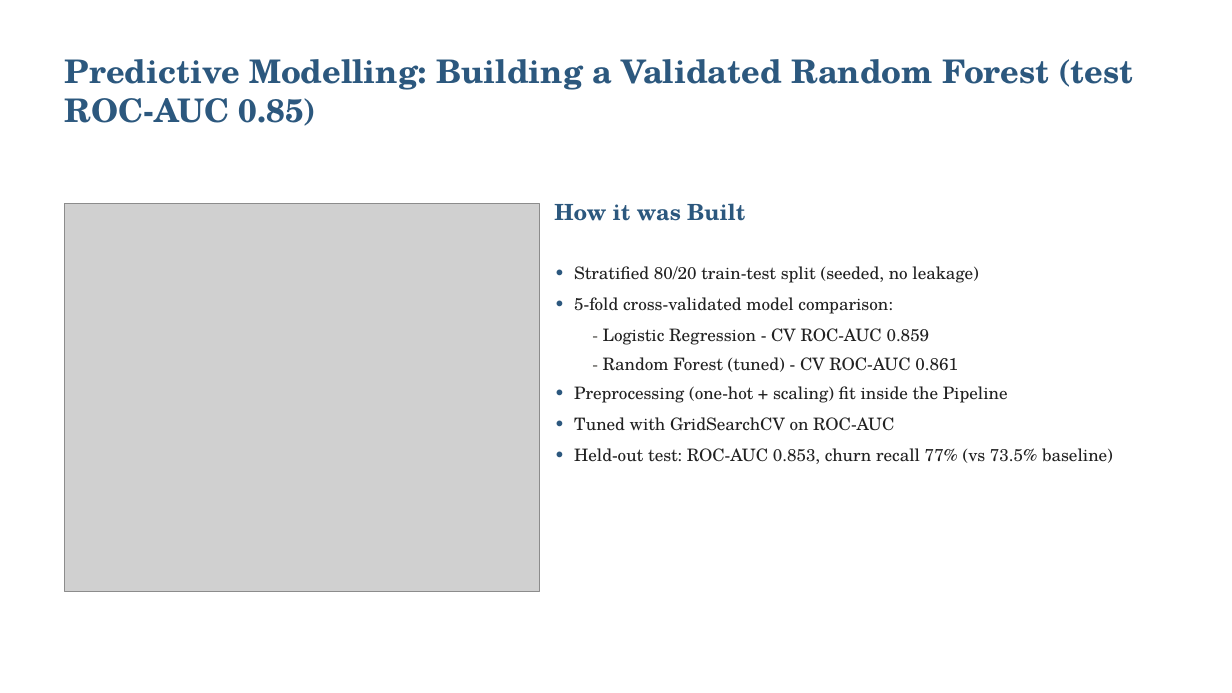
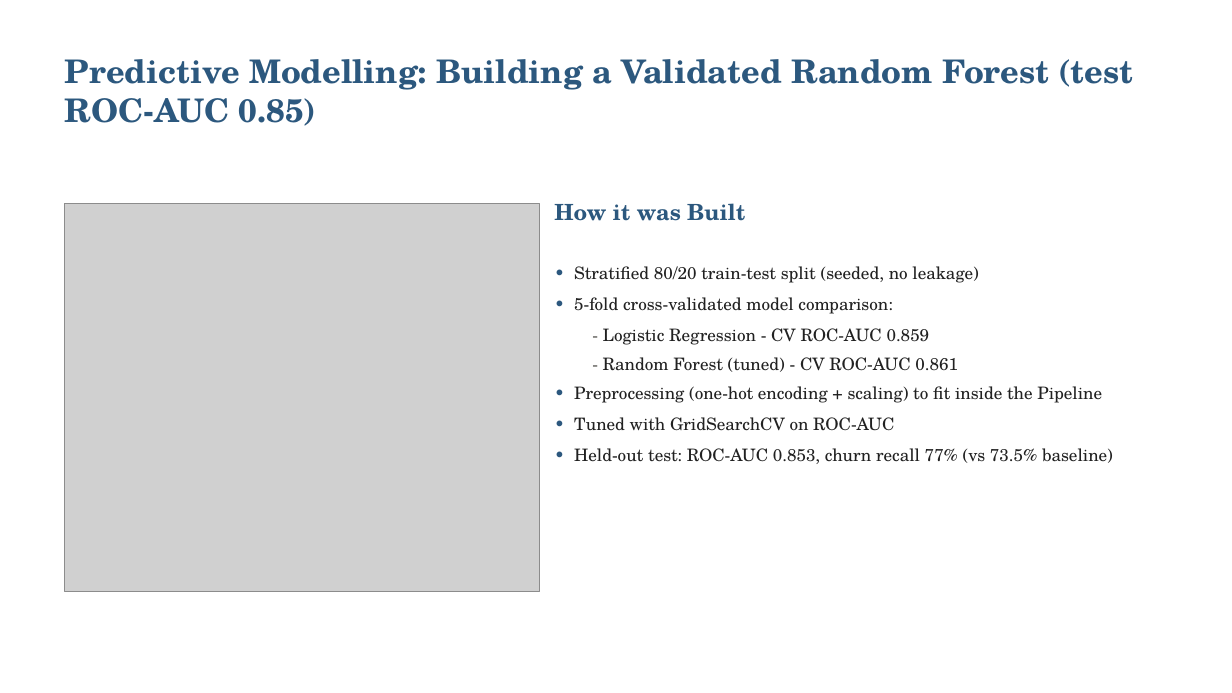
Before and after one commit to Sai-Bolla/SwanTeleco, a slide deck: slide 19 of SwanTeleco.pptx. Drawn at 1232x693 pixels with LibreOffice and Linux fonts; fonts in the diff are those of the drawing; grey boxes stand for pictures. Boxes give left, top, right and bottom in pixels: in the first picture for what was removed or moved away, otherwise in the second. Text is boxed around its words. In the diff, an @@ line names an element or a change of style, - is before the commit and + after.

```diff
--- a/SwanTeleco.pptx
+++ b/SwanTeleco.pptx
@@ text at (x1=574, y1=386, x2=1102, y2=403): text changed @@
-• Preprocessing (one-hot + scaling) fit inside the Pipeline
+• Preprocessing (one-hot encoding + scaling) to fit inside the Pipeline
```
Also in this commit, not shown: 11 other slides changed.
